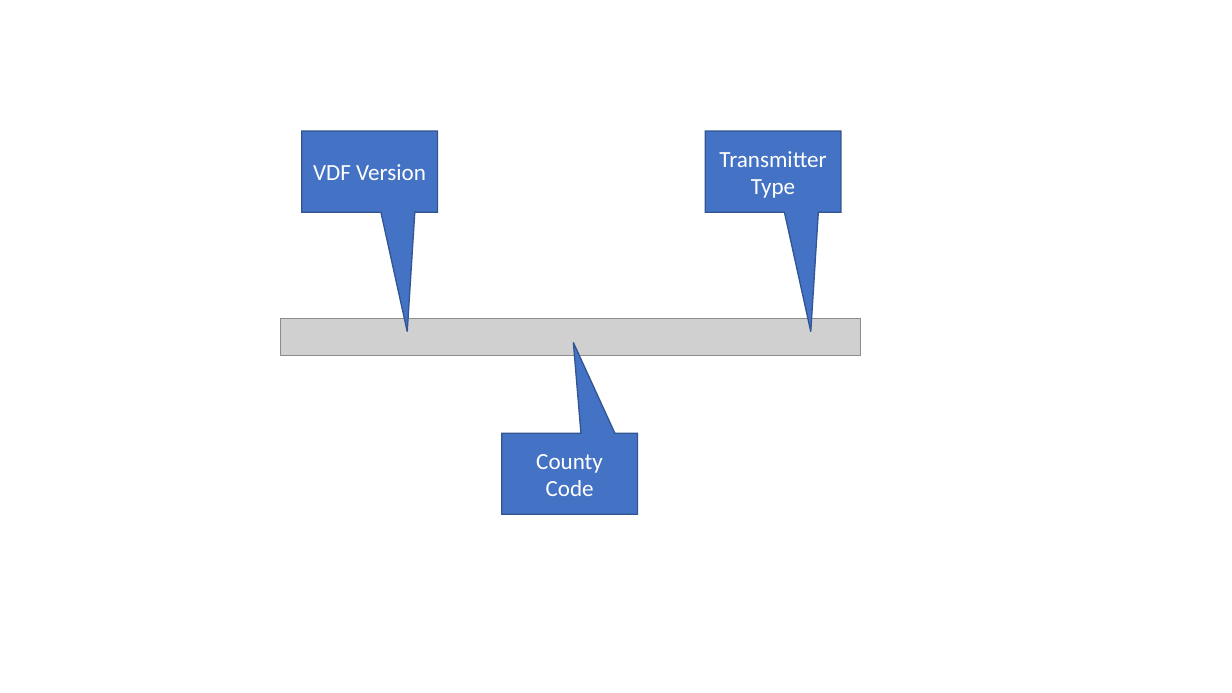
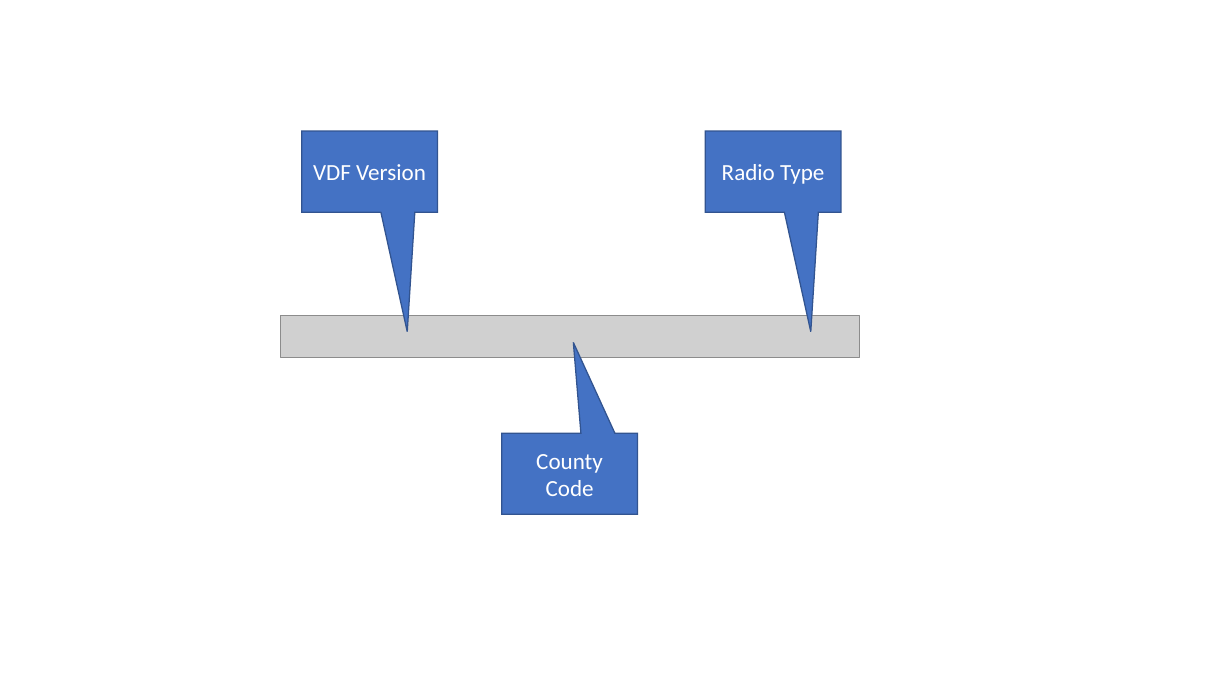
Before and after one commit to sg26565/hott-transmitter-config, a slide deck: slide 6 of VDFEditor/VDFEditor.pptx. Drawn at 1232x693 pixels with LibreOffice and Linux fonts; fonts in the diff are those of the drawing; grey boxes stand for pictures. Boxes give left, top, right and bottom in pixels: in the first picture for what was removed or moved away, otherwise in the second. Text is boxed around its words. In the diff, an @@ line names an element or a change of style, - is before the commit and + after.

```diff
--- a/VDFEditor/VDFEditor.pptx
+++ b/VDFEditor/VDFEditor.pptx
@@ text in speech box at <box>722,164,824,184</box>: text changed @@
-Transmitter Type
+Radio Type
@@ picture: place and size @@
-picture at <box>280,319,860,355</box>
+picture at <box>280,315,860,357</box>
```
Also in this commit, not shown: 1 other slide changed, 6 other files.
